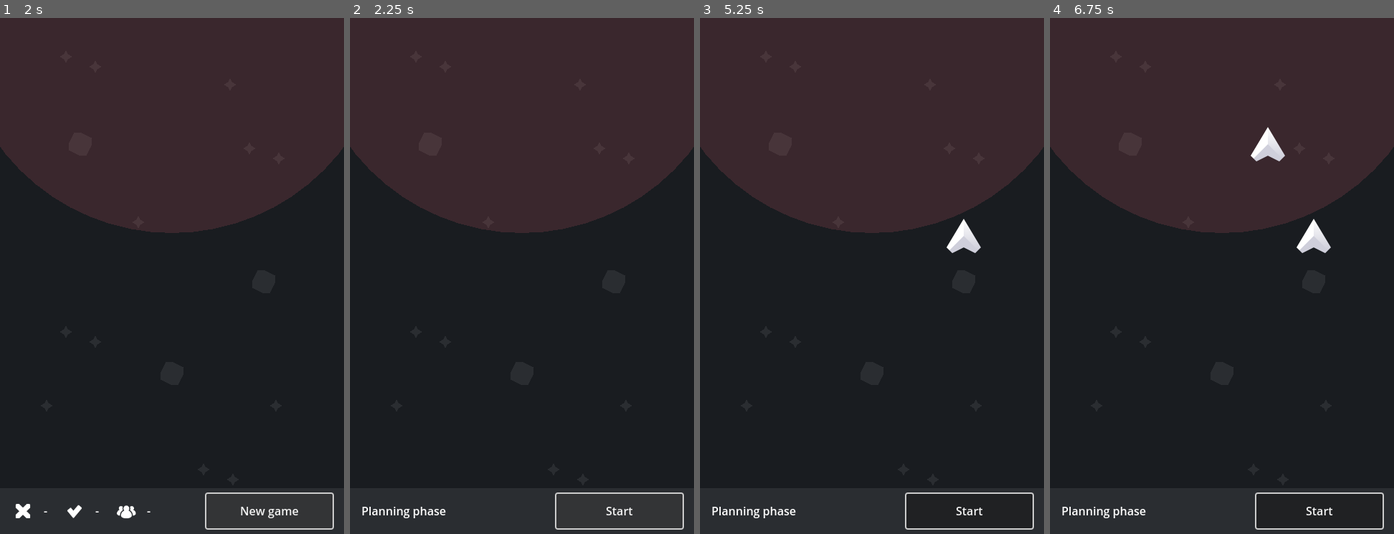
Above: before the commit, frames 1-4 (left to right).
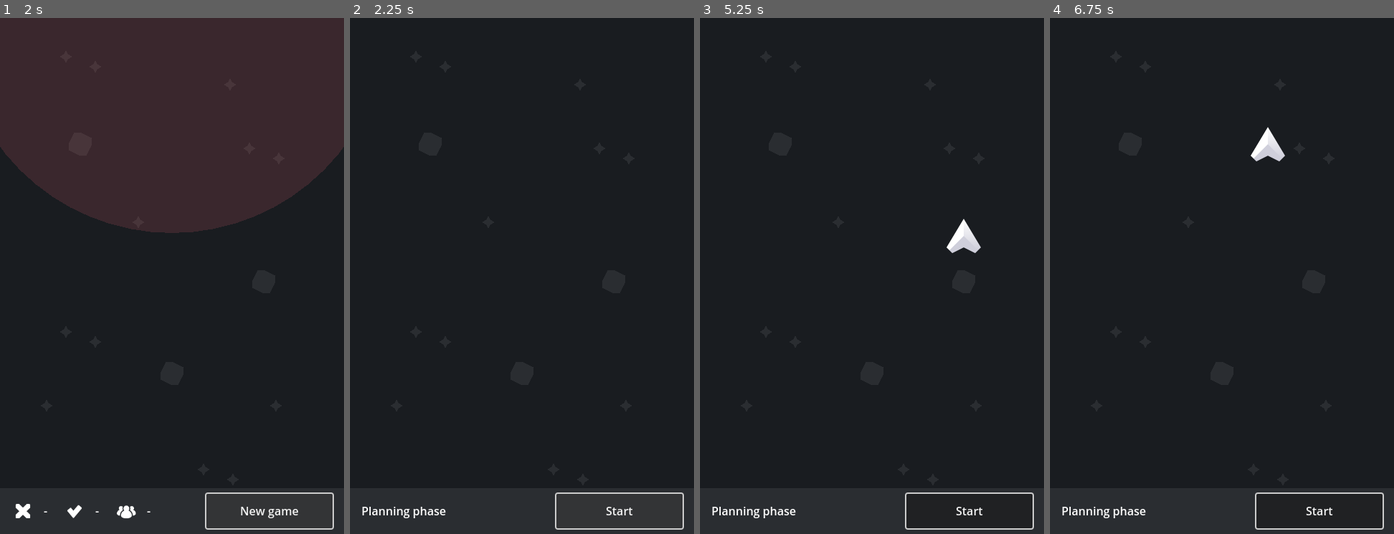
Above: after the commit, the same moments.

Repository: fabiomix/gmtk-2023
Game: Godot game, scene res://scenes/Main.tscn
Two runs of this game, one before a commit and one after it. Both use one fixed random seed, a clock stepped at 60 frames per second and the inputs below.
Inputs (mouse positions are in pixels of both pictures, inside the frame that each line leads up to):
- Up to frame 1 (2 s): click "New game" at 0.5 s; click "Start" at 1.25 s
- Up to frame 2 (2.25 s): click "New game" at 2 s
- Up to frame 3 (5.25 s): click "Start" at 2.75 s; click "New game" at 3.5 s; click "Start" at 4.25 s; tap Enter at 5 s; move the mouse to (947, 250) at 5.02 s; click (947, 250) at 5.17 s
- Up to frame 4 (6.75 s): tap Space at 5.75 s; move the mouse to (1153, 301) at 5.77 s; click (1153, 301) at 5.92 s; tap Enter at 6.5 s; move the mouse to (1256, 162) at 6.52 s; click (1256, 162) at 6.67 s

Frame 1 is identical in both runs. In frame 2, 37% of the frame differs, in the area x 0-100%, y 0-42%; in frame 3, 37%; in frame 4, 37%, in the area x 0-100%, y 0-46%.

Commit message:
force-detect collisions, add dead sound, restore timer 1s

Diff:
--- a/scenes/GameBoard.tscn
+++ b/scenes/GameBoard.tscn
@@ -1,8 +1,9 @@
-[gd_scene load_steps=4 format=3 uid="uid://2ospmd2d1wc1"]
+[gd_scene load_steps=5 format=3 uid="uid://2ospmd2d1wc1"]
 
 [ext_resource type="Script" path="res://scripts/GameBoard.gd" id="1_2asu6"]
 [ext_resource type="TileSet" uid="uid://b3sgeof8bvmw" path="res://misc/WorldTile.tres" id="1_einto"]
 [ext_resource type="Script" path="res://scripts/FireRange.gd" id="3_eohd2"]
+[ext_resource type="AudioStream" uid="uid://dofn5h5srddy5" path="res://audio/259710_freesound_alienxxx_radio_beep.wav" id="4_545ft"]
 
 [node name="GameBoard" type="Node2D"]
 script = ExtResource("1_2asu6")
@@ -26,3 +27,6 @@
 visible = false
 position = Vector2(240, 0)
 script = ExtResource("3_eohd2")
+
+[node name="RadioNoise" type="AudioStreamPlayer" parent="."]
+stream = ExtResource("4_545ft")
--- a/scripts/GameBoard.gd
+++ b/scripts/GameBoard.gd
@@ -116,6 +116,27 @@
     var source_id = $TileMap.get_cell_source_id(MAP_LAYER_SHIPS, from_pos)
     return true if source_id == -1 else false
 
+
+# Check tile for explosions, then clear the collision cell
+func detect_collisions():
+    var explosions = []
+    for vctr in battlefield_lasers:
+        if vctr in battlefield_curr:
+            explosions.append(vctr)
+    for vctr in explosions:
+        if battlefield_lasers.count(vctr) > 1:
+            print("DETECTED DUPLICATE " + str(vctr) + "battlefield_lasers")
+        if battlefield_curr.count(vctr) > 1:
+            print("DETECTED DUPLICATE " + str(vctr) + "battlefield_curr")
+        clear_tileset(vctr)
+        battlefield_lasers.erase(vctr)
+        battlefield_curr.erase(vctr)
+        battlefield_dead.append(vctr)
+        $RadioNoise.play()
+        print("Explosion in " + str(vctr))
+    printt("battlefield", battlefield_curr, "lasers", battlefield_lasers)
+
+
 # Shortcut to repaint the battlefield
 func redraw_battlefield():
     var vctr = false
@@ -160,8 +181,11 @@
 # Used to move and spawn player ships.
 func next_turn():
     invaders_action()
+    detect_collisions()
     laser_action()
+    detect_collisions()
     hero_action()
+    detect_collisions()
     invaders_spawn()
     invaders_game_over()
     redraw_battlefield()
@@ -175,16 +199,11 @@
     for vctr in battlefield_curr:
         destination = vctr + Vector2i(0, -1)
         if destination.y < 0:
-            # discard winners, out of map
+            # out of map, add to winners and dont readd to battlefield
             battlefield_winners.append(destination)
             print(str(len(battlefield_winners)) + " escaped")
-        elif not is_tileset_empty(destination):
-            # check collisions with laser, record kill
-            battlefield_dead.append(vctr)
-            battlefield_lasers.erase(destination)
-            print(str(len(battlefield_dead)) + " killed")
         else:
-            # keep other invaders, move them forward
+            # move forward other invaders
             battlefield_new.append(destination)
     battlefield_curr = battlefield_new
 
@@ -196,20 +215,15 @@
 
     for vctr in battlefield_lasers:
         destination = vctr + Vector2i(0, 1)
-        if not is_tileset_empty(destination):
-            # collision, remove laser and ship
-            battlefield_dead.append(destination)
-            battlefield_curr.erase(destination)
-            print(str(len(battlefield_dead)) + " killed")
-        elif destination.y > FIRE_RANGE_TILE:
-            pass  # laser out of range
-        else:
-            # laser is still valid, keep it for next turn
-            battlefield_new.append(destination)
+        if destination.y > FIRE_RANGE_TILE:
+            continue  # laser out of range, dont readd
+        # laser is still valid, move forward for next turn
+        battlefield_new.append(destination)
     battlefield_lasers = battlefield_new
 
 
-#
+# Check for new player ships to pop from strategy
+# and spawn into the battlefield
 func invaders_spawn():
     var battlefield_new = battlefield_curr
     var battlefield_to_clear = []
@@ -234,10 +248,9 @@
 # check game over conditions
 func invaders_game_over():
     if len(battlefield_winners) >= SHIPS_TO_WIN:
-        print("GAME OVER: YOU WIN")
+        pass  # print("GAME OVER: YOU WIN")
     elif not battlefield_curr and not battlefield_start:
-        print("GAME OVER: YOU LOST ALL SHIPS")
-    debug_stats()
+        pass  # print("GAME OVER: YOU LOST ALL SHIPS")
 
 
 # Given the invaders and hero positions, think hero next move:
@@ -265,14 +278,11 @@
 
     # check if the Hero see an enemy
     if not closest_target:
-        #print("Nothing on radar, sir")
-        return null
+        return null  # Nothing on radar, sir
     elif hero_coord.x == closest_target.x:
-        #print("Targeting " + str(closest_target) + ", already in position, ready to fire!")
-        return 0
-    else:
-        #print("Targeting " + str(closest_target) + ", I should move from col %s to %s" % [hero_coord.x, closest_target.x])
-        pass
+        return 0  # already in position, ready to fire
+
+    # hero should move, max 2 tiles
     new_vector = min(abs(hero_coord.x - closest_target.x), MAX_HERO_TILE_JUMP)
     return new_vector * -1 if (hero_coord.x > closest_target.x) else new_vector
 
@@ -282,14 +292,10 @@
 # which clear the tile, remove shot and mark my ship as dead
 func hero_fire():
     var vctr = Vector2i(hero_coord.x, 1)
-    if is_tileset_empty(vctr):
-        # draw laser in empty cell
-        battlefield_lasers.append(vctr)
-        print("Fired in " + str(vctr))
-    else:
-        # cell is not empty, invader found! autokill
-        battlefield_curr.erase(vctr)
-        battlefield_dead.append(vctr)
+    battlefield_lasers.append(vctr)
+    print("Fired in " + str(vctr))
+    if not is_tileset_empty(vctr):
+        # cell is not empty, invader found! insta-kill
         print("Instant kill in " + str(vctr))
 
 
--- a/scripts/Main.gd
+++ b/scripts/Main.gd
@@ -18,7 +18,7 @@
     $HUD/StatsContainer.visible = true
     $ButtonStart.text = "New game"
     $GameBoard.start_game()
-    $TimeClock.start(2)
+    $TimeClock.start(1)
 
 
 # Run when game ends and planning phase starts.
@@ -27,6 +27,7 @@
     $HUD/LabelPhase.visible = true
     $HUD/StatsContainer.visible = false
     $ButtonStart.text = "Start"
+    $GameBoard.reset_game()
     $TimeClock.stop()
 
 
Not shown, added: audio/259710_freesound_alienxxx_radio_beep.wav.import
Not shown, added: audio/259710_freesound_alienxxx_radio_beep.wav
